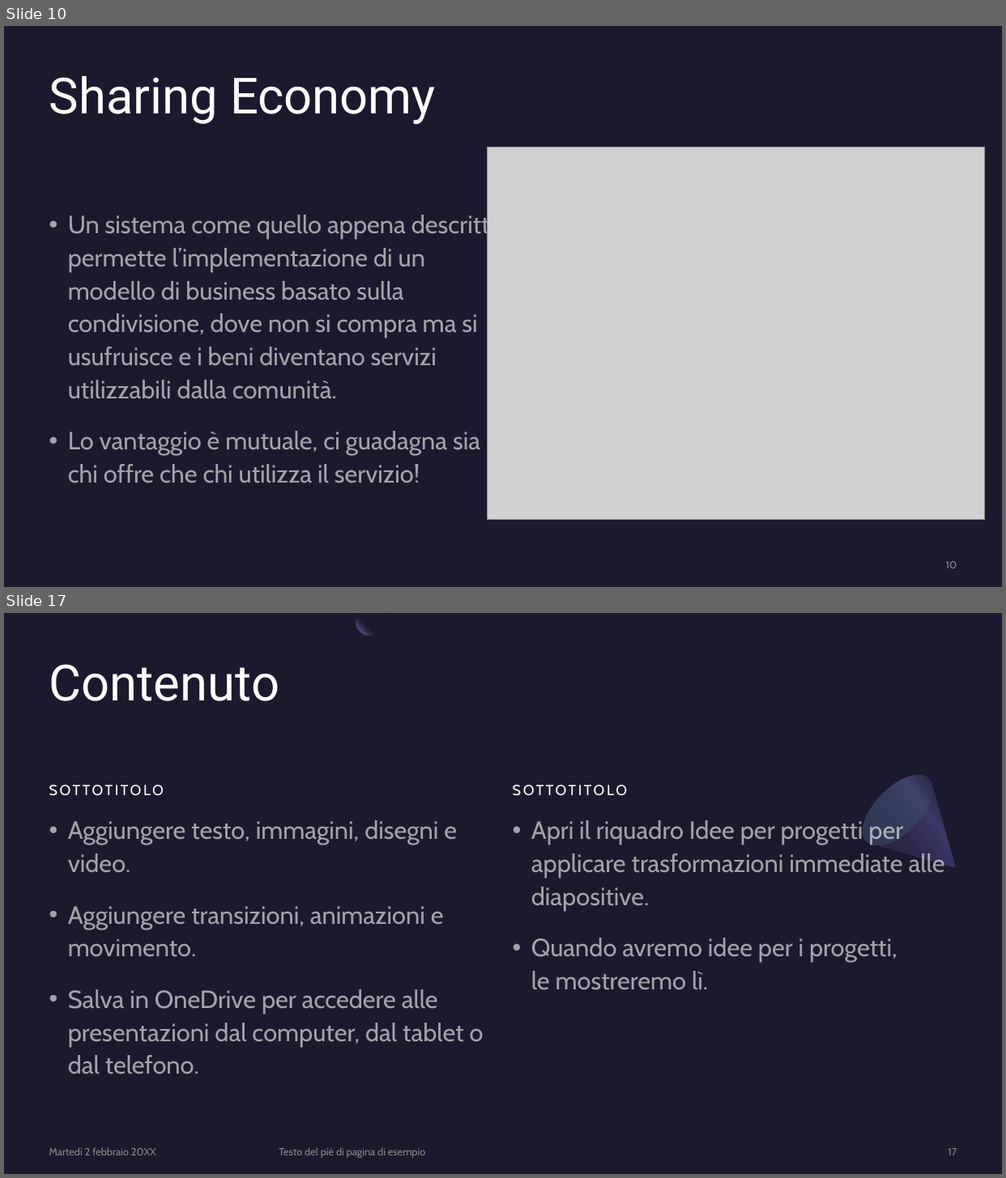
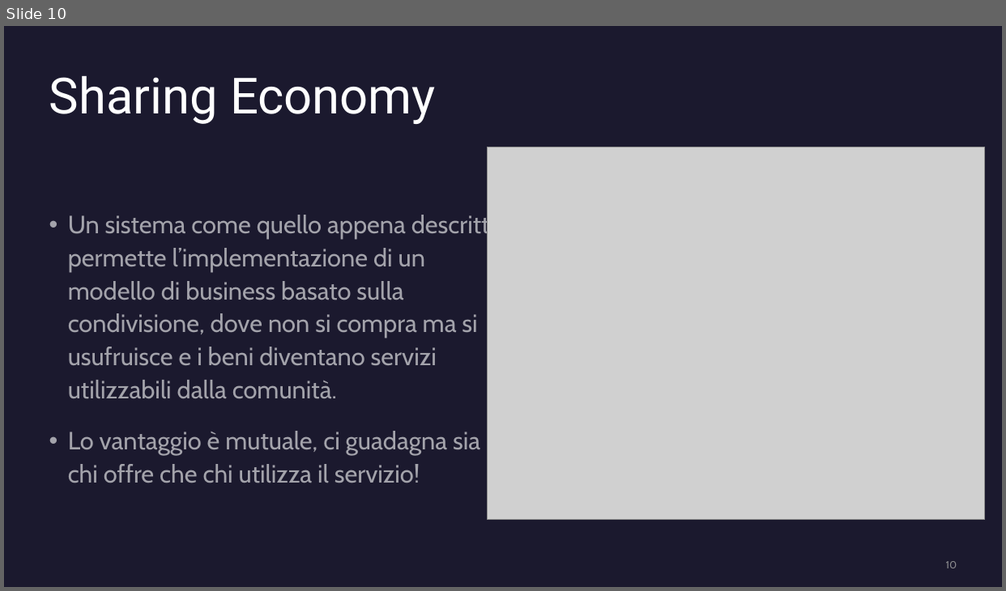
Before and after one commit to felicia-puzone/smart-office-project, a slide deck: Smart Office Doc/Smart Office.pptx. Shown one above the other, each under a label of ours: slides 10 and 17 before the commit, slide 10 after it; the slides between them are not shown. The pictures are 1006x1178 and 1006x591 pixels, drawn with LibreOffice and Linux fonts; fonts in the diff are those of the drawing; grey boxes stand for pictures. Boxes give left, top, right and bottom in pixels: in the first picture for what was removed or moved away, otherwise in the second. Text is boxed around its words. In the diff, an @@ line names an element or a change of style, - is before the commit and + after.

```diff
--- a/Smart Office Doc/Smart Office.pptx
+++ b/Smart Office Doc/Smart Office.pptx
@@ slide 17 removed at (4, 613, 1002, 1174), background #1B192E @@
@@ freeform shape removed at (356, 613, 385, 636) @@
@@ title removed at (49, 664, 279, 701) @@
-Contenuto
@@ freeform shape removed at (851, 763, 987, 899) @@
@@ ellipse removed at (851, 763, 945, 857) @@
@@ text removed at (49, 785, 164, 796) @@
-SOTTOTITOLO
@@ text removed at (513, 785, 627, 796) @@
-SOTTOTITOLO
@@ text removed at (68, 820, 484, 1075) @@
-• Aggiungere testo, immagini, disegni e video.
-• Aggiungere transizioni, animazioni e movimento.
-• Salva in OneDrive per accedere alle presentazioni dal computer, dal tablet o dal telefono.
@@ text removed at (531, 820, 945, 990) @@
-• Apri il riquadro Idee per progetti per applicare trasformazioni immediate alle diapositive.
-• Quando avremo idee per i progetti, le mostreremo lì.
@@ text removed at (49, 1148, 156, 1156) @@
-Martedì 2 febbraio 20XX
@@ text removed at (279, 1148, 425, 1158) @@
-Testo del piè di pagina di esempio
@@ page number removed at (948, 1148, 957, 1156) @@
-17
```
Also in this commit, not shown: 3 slides changed, 2 slides added, 8 other slides removed, 4 other files.
